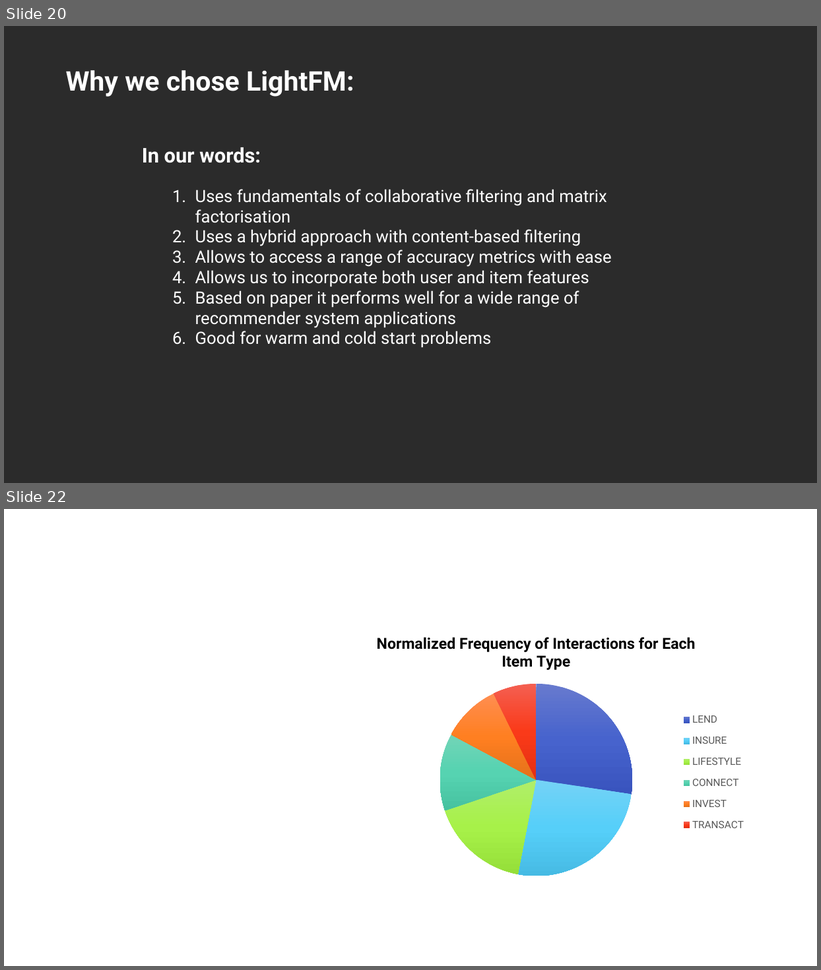
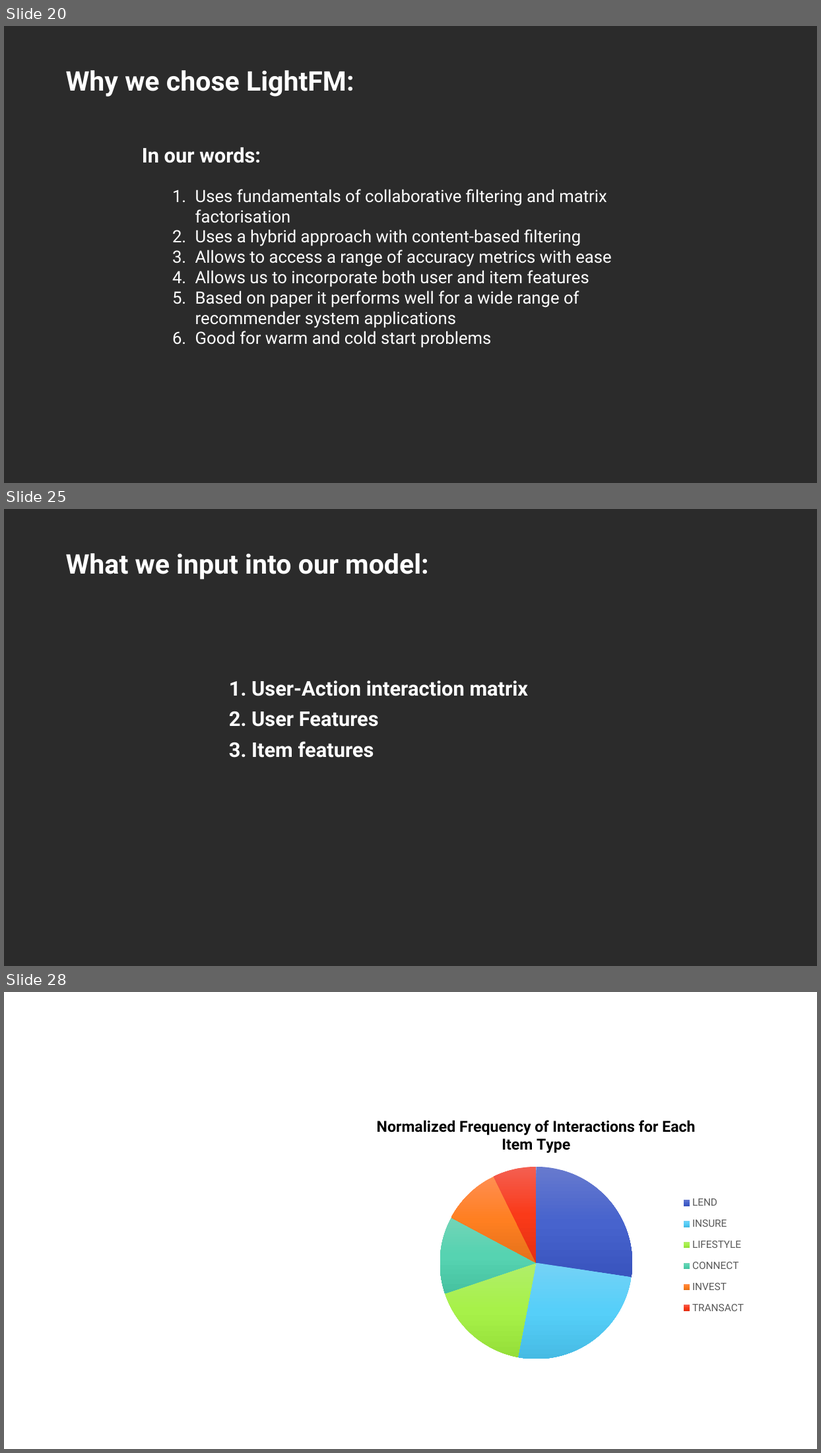
Before and after one commit to lizesteyn/FNBdataquest, a slide deck: Presentation1.pptx. Shown one above the other, each under a label of ours: slides 20 and 22 before the commit, slides 20, 25 and 28 after it; the slides between them are not shown. The pictures are 821x970 and 821x1453 pixels, drawn with LibreOffice and Linux fonts; fonts in the diff are those of the drawing; background and template pictures are left out; a plain dark background stands for a picture behind light text. Boxes give left, top, right and bottom in pixels: in the first picture for what was removed or moved away, otherwise in the second. Text is boxed around its words. In the diff, an @@ line names an element or a change of style, - is before the commit and + after.

Commit message:
explaining model, presentation

```diff
--- a/Presentation1.pptx
+++ b/Presentation1.pptx
@@ slide 25 added at [4,509,817,966], background picture (left out) @@
@@ text added at [66,553,429,580], 32 pt, text #FFFFFF, bold @@
+What we input into our model:
@@ text added at [229,681,529,696], 24 pt, text #FFFFFF, bold @@
+1. User-Action interaction matrix
@@ text added at [229,711,379,727], 24 pt, text #FFFFFF, bold @@
+2. User Features
@@ text added at [229,741,374,758], 24 pt, text #FFFFFF, bold @@
+3. Item features
@@ what was slide 22 is now slide 28 @@
```
Also in this commit, not shown: 5 other slides added.
